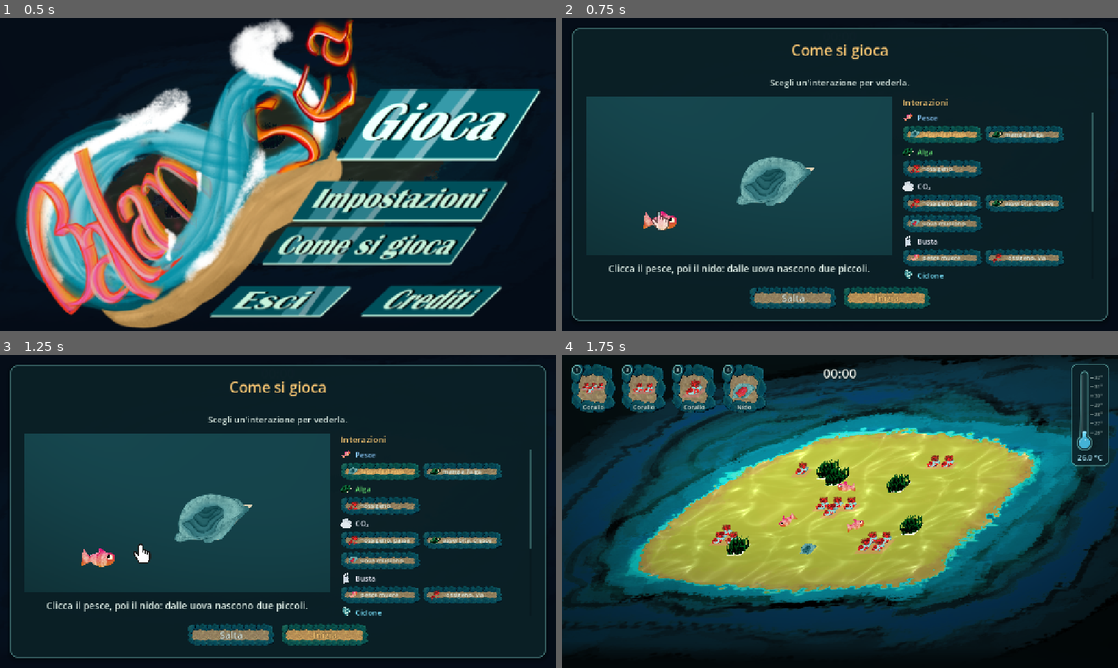
Above: before the commit, frames 1-4 (two rows, left to right).
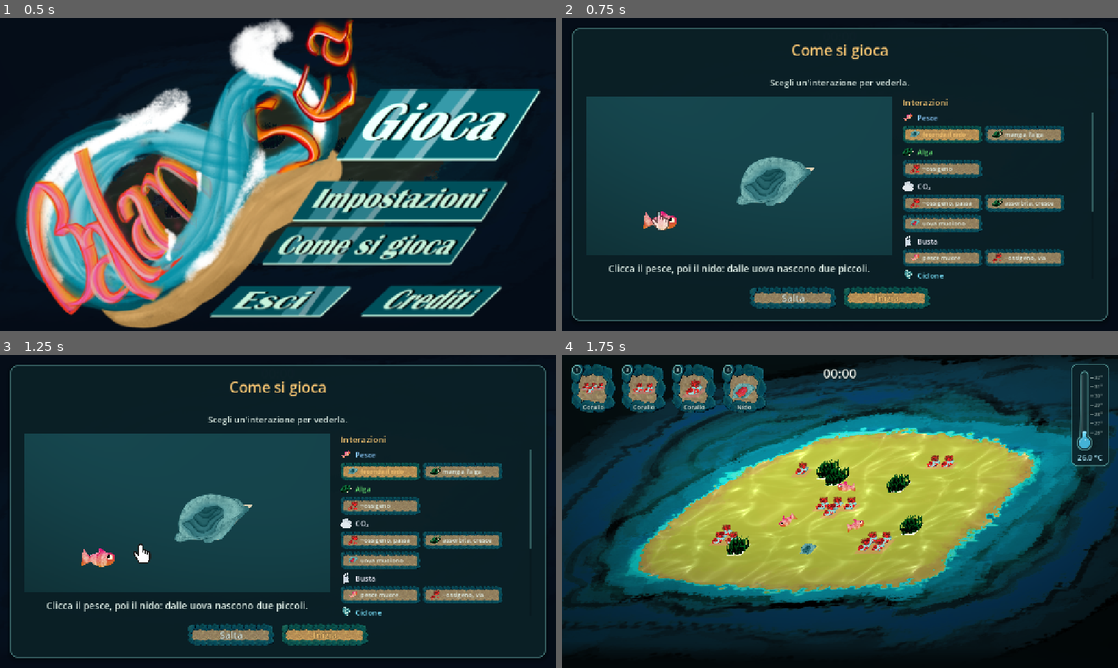
Above: after the commit, the same moments.

Repository: TakFog/rgj2026
Game: Godot game, scene res://main/main.tscn
Two runs of this game, one before a commit and one after it. Both use one fixed random seed, a clock stepped at 60 frames per second and the inputs below. Sound files missing from this copy of the repository are replaced by a short silence.
Inputs (mouse positions are in pixels of both pictures, inside the frame that each line leads up to):
- Up to frame 1 (0.5 s): no input
- Up to frame 2 (0.75 s): click (1001, 124) at 0.5 s
- Up to frame 3 (1.25 s): no input
- Up to frame 4 (1.75 s): click "Salta" at 1.25 s

Frame 1 is identical in both runs. In frame 2, 2.6% of the frame differs, in the area x 61-91%, y 34-80%; in frame 3, 2.6%; in frame 4, nothing differs.

Commit message:
Use a thinner stone frame for the tutorial chips

Diff:
--- a/ui/b_tutorial_screen.gd
+++ b/ui/b_tutorial_screen.gd
@@ -376,12 +376,13 @@
 
 
 ## Captures SeaStyle's (highlighted) button look once, so chips can share it.
+## Chips are short, so they use the thin stone frame.
 func _chip_look(highlighted: bool) -> Dictionary:
 	var template := Button.new()
 	if highlighted:
-		SeaStyle.style_highlighted_button(template)
+		SeaStyle.style_highlighted_button(template, true)
 	else:
-		SeaStyle.style_button(template)
+		SeaStyle.style_button(template, true)
 	var styles := {}
 	for state in CHIP_STYLE_STATES:
 		styles[state] = template.get_theme_stylebox(state)
--- a/ui/sea_style.gd
+++ b/ui/sea_style.gd
@@ -21,6 +21,9 @@
 const BUTTON_FRAME_TEXTURE := preload("res://assets/ui/button_frame.png")
 ## Source pixels kept unscaled at each corner of the button frame.
 const BUTTON_FRAME_MARGIN := 15.0
+## Smaller stones for short buttons (tutorial chips), same quarter-margin rule.
+const THIN_FRAME_TEXTURE := preload("res://assets/ui/button_frame_thin.png")
+const THIN_FRAME_MARGIN := 9.0
 ## Frame tints per state, like InventoryCard's frame.
 const BUTTON_HOVER_TINT := Color(1.15, 1.15, 1.15)
 const BUTTON_PRESSED_TINT := Color(1.25, 1.12, 0.9)
@@ -110,15 +113,16 @@
 
 
 ## Restyles a Button as a stone-framed card, like the inventory cards: brighter
-## on hover, warm when pressed, dimmed when disabled.
-static func style_button(button: Button) -> void:
+## on hover, warm when pressed, dimmed when disabled. `thin` uses smaller
+## stones, for short buttons.
+static func style_button(button: Button, thin := false) -> void:
 	_apply_button_colors(button)
-	var pressed := stone_box(BUTTON_PRESSED_TINT)
-	button.add_theme_stylebox_override("normal", stone_box(Color.WHITE))
-	button.add_theme_stylebox_override("hover", stone_box(BUTTON_HOVER_TINT))
+	var pressed := stone_box(BUTTON_PRESSED_TINT, thin)
+	button.add_theme_stylebox_override("normal", stone_box(Color.WHITE, thin))
+	button.add_theme_stylebox_override("hover", stone_box(BUTTON_HOVER_TINT, thin))
 	button.add_theme_stylebox_override("pressed", pressed)
 	button.add_theme_stylebox_override("hover_pressed", pressed)
-	button.add_theme_stylebox_override("disabled", stone_box(BUTTON_DISABLED_TINT))
+	button.add_theme_stylebox_override("disabled", stone_box(BUTTON_DISABLED_TINT, thin))
 	# Dark outline keeps the label readable over the mottled stones.
 	button.add_theme_color_override("font_outline_color", SHADOW_COLOR)
 	button.add_theme_constant_override("outline_size", 4)
@@ -176,19 +180,20 @@
 
 ## Primary action (e.g. Resume): the stone frame already lit warm with a sand
 ## caption, like a selected inventory card.
-static func style_highlighted_button(button: Button) -> void:
-	style_button(button)
-	button.add_theme_stylebox_override("normal", stone_box(BUTTON_PRESSED_TINT))
+static func style_highlighted_button(button: Button, thin := false) -> void:
+	style_button(button, thin)
+	button.add_theme_stylebox_override("normal", stone_box(BUTTON_PRESSED_TINT, thin))
 	button.add_theme_color_override("font_color", SAND_COLOR)
 	button.add_theme_color_override("font_focus_color", SAND_COLOR)
 	button.add_theme_color_override("font_hover_color", HOVER_TEXT_COLOR)
 
 
-## Nine-sliced stone frame tinted with `tint`, padded like the sea-card buttons.
-static func stone_box(tint: Color) -> StyleBoxTexture:
+## Nine-sliced stone frame tinted with `tint`, padded like the sea-card buttons;
+## `thin` uses the smaller stones.
+static func stone_box(tint: Color, thin := false) -> StyleBoxTexture:
 	var box := StyleBoxTexture.new()
-	box.texture = BUTTON_FRAME_TEXTURE
-	box.set_texture_margin_all(BUTTON_FRAME_MARGIN)
+	box.texture = THIN_FRAME_TEXTURE if thin else BUTTON_FRAME_TEXTURE
+	box.set_texture_margin_all(THIN_FRAME_MARGIN if thin else BUTTON_FRAME_MARGIN)
 	box.axis_stretch_horizontal = StyleBoxTexture.AXIS_STRETCH_MODE_TILE_FIT
 	box.axis_stretch_vertical = StyleBoxTexture.AXIS_STRETCH_MODE_TILE_FIT
 	box.modulate_color = tint
Binary file added: assets/ui/button_frame_thin.png
Not shown, added: assets/ui/button_frame_thin.png.import
